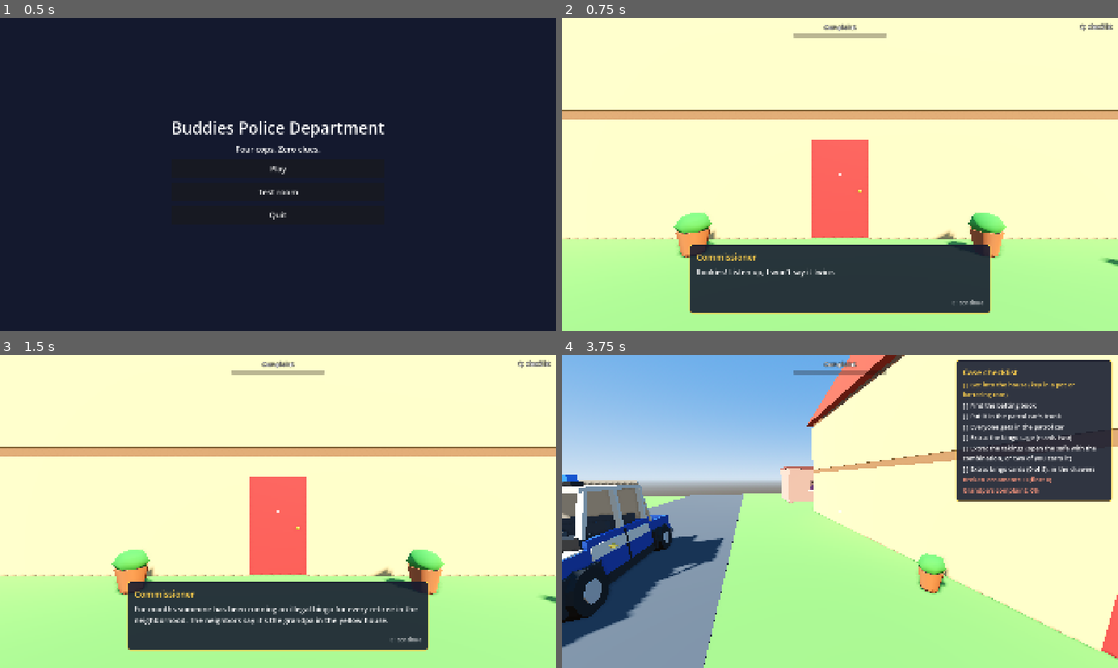
Above: before the commit, frames 1-4 (two rows, left to right).
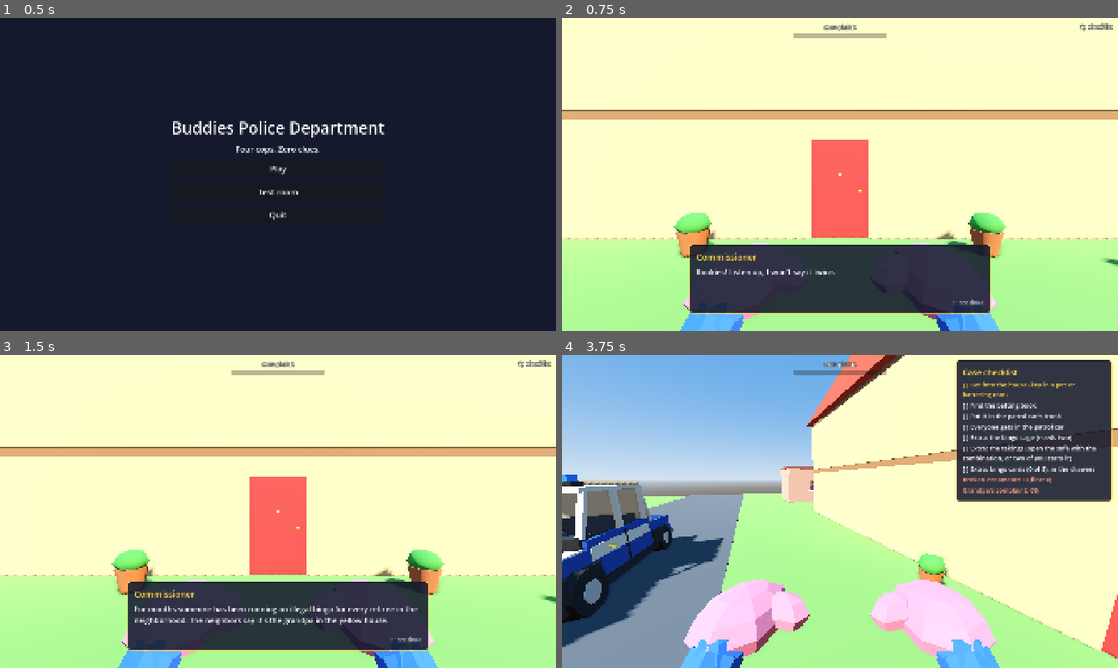
Above: after the commit, the same moments.

Repository: cristiangelini/BPD
Game: Godot game, scene res://scenes/ui/main_menu.tscn
Two runs of this game, one before a commit and one after it. Both use one fixed random seed, a clock stepped at 60 frames per second and the inputs below.
Inputs (mouse positions are in pixels of both pictures, inside the frame that each line leads up to):
- Up to frame 1 (0.5 s): no input
- Up to frame 2 (0.75 s): click "Play" at 0.5 s
- Up to frame 3 (1.5 s): tap Enter at 1.25 s; move the mouse to (400, 495) at 1.27 s; hold D (move_right) from 1.28 s (still down); hold G (drop) from 1.28 s (still down); click (400, 495) at 1.42 s
- Up to frame 4 (3.75 s): tap Space (jump) at 1.52, 2.27, 3.5 s; move the mouse to (812, 511) at 2.02 s; release D (move_right) at 2.03 s; release G (drop) at 2.03 s; hold W (move_forward) from 2.03 s (still down); tap R (ask) at 2.1 s; tap G (drop) at 2.3, 3.05 s; move the mouse to (851, 505) at 2.77 s; hold Q (checklist) 2.78-3.53 s; move the mouse to (834, 517) at 3.52 s; tap Ctrl (crouch) at 3.6 s; click (834, 517) at 3.67 s

Frame 1 is identical in both runs. In frame 2, 1.4% of the frame differs, in the area x 21-79%, y 71-100%; in frame 3, 1.4%; in frame 4, 8.2%.

Commit message:
Show first person mitten hands
The player sees blue sleeves and mittens in their skin color (variant B,
picked by Cristian). They sway while walking, reach toward what the cop holds,
pull back near walls and hide behind the battering ram.

Co-Authored-By: Claude Opus 5.5 (1M context) <noreply@anthropic.com>
Claude-Session: https://claude.ai/code/session_01UXwRy4nCUmp8Zcg5tBLZhH

Diff:
--- a/scripts/player/cop.gd
+++ b/scripts/player/cop.gd
@@ -34,6 +34,10 @@
 var vehicle: PatrolCar
 ## The comisario is giving the case (CaseBriefing): the cop can look around but not move or use things.
 var in_briefing := false
+## The player's own first person hands; only a cop with a player at the keys has them.
+var hands: CopHands
+## Player index (0 to 3) whose skin this cop wears.
+var uniform := 0
 
 @onready var _shape: CollisionShape3D = $Shape
 @onready var _head: Node3D = $Head
@@ -52,6 +56,8 @@
 	_hint_timer.timeout.connect(_hint.hide)
 	if input_enabled:
 		_hide_from_own_camera()
+		hands = CopHands.new(self)
+		camera.add_child(hands)
 
 
 ## What the camera points at within reach (empty if nothing), ignoring the cop's own body.
@@ -142,6 +148,7 @@
 
 ## Swaps the body for the skin of player `index` (0 to 3).
 func set_uniform(index: int) -> void:
+	uniform = index
 	var old: Node3D = get_node("Model")
 	var fresh: Node3D = UNIFORMS[index % UNIFORMS.size()].instantiate()
 	fresh.transform = old.transform
@@ -152,6 +159,8 @@
 	model = fresh
 	if input_enabled and is_node_ready():
 		_hide_from_own_camera()
+	if hands:
+		hands.set_skin(index)
 
 
 func _hide_from_own_camera() -> void:
--- /dev/null
+++ b/scripts/player/cop_hands.gd
@@ -0,0 +1,67 @@
+class_name CopHands
+extends Node3D
+
+## The player's own sleeves and mitten hands in first person (Cristian picked the mittens on 19/10). They hang under
+## the camera, sway while walking, reach forward while holding something, pull back near walls and hide behind the
+## battering ram. Only the cop with a player at the keys has them; the others see the whole body instead.
+
+const MODELS: Array[PackedScene] = [
+	preload("res://assets/models/cop_hands_0.glb"), preload("res://assets/models/cop_hands_1.glb"),
+	preload("res://assets/models/cop_hands_2.glb"), preload("res://assets/models/cop_hands_3.glb"),
+]
+## Holding something: the hands go this far forward and up, toward it (propuesta).
+const REACH := Vector3(0.0, 0.06, -0.12)
+## A wall closer than this pushes the hands back so they don't go through it.
+const WALL_NEAR := 0.75
+const PULL_BACK := 0.25
+## Sway while walking: height and side in meters, and steps per second at walking speed.
+const BOB_UP := 0.012
+const BOB_SIDE := 0.008
+const BOB_RATE := 1.8
+const EASE := 10.0
+
+var cop: Cop
+var model: Node3D
+var _bob := 0.0
+
+
+func _init(owner_cop: Cop) -> void:
+	cop = owner_cop
+	name = "Hands"
+
+
+func _ready() -> void:
+	set_skin(cop.uniform)
+
+
+## Swaps the mittens for the skin of player `index` (0 to 3), like Cop.set_uniform.
+func set_skin(index: int) -> void:
+	if model:
+		model.queue_free()
+	model = MODELS[index % MODELS.size()].instantiate()
+	# Built looking +Z; the camera looks -Z.
+	model.rotation.y = PI
+	add_child(model)
+	for mesh in model.find_children("*", "GeometryInstance3D", true, false):
+		(mesh as GeometryInstance3D).cast_shadow = GeometryInstance3D.SHADOW_CASTING_SETTING_OFF
+
+
+## Where the hands rest right now, relative to the camera, without the sway.
+func target_offset() -> Vector3:
+	var offset := Vector3.ZERO
+	if cop.get_node("Grabber").held:
+		offset += REACH
+	if not cop.aim_hit(WALL_NEAR).is_empty():
+		offset.z += PULL_BACK
+	return offset
+
+
+func _process(delta: float) -> void:
+	visible = cop.ram == null
+	if not visible:
+		return
+	var speed := Vector2(cop.velocity.x, cop.velocity.z).length()
+	if speed > 0.2 and cop.is_on_floor():
+		_bob += delta * BOB_RATE * TAU * speed / GameScale.WALK_SPEED
+	var sway := Vector3(sin(_bob * 0.5) * BOB_SIDE, -absf(sin(_bob)) * BOB_UP, 0.0) if speed > 0.2 else Vector3.ZERO
+	position = position.lerp(target_offset() + sway, clampf(delta * EASE, 0.0, 1.0))
--- /dev/null
+++ b/tests/unit/test_cop_hands.gd
@@ -0,0 +1,50 @@
+extends GutTest
+
+## First person mitten hands (Cristian picked variant B on 19/10).
+
+const COP_SCENE := preload("res://scenes/player/cop.tscn")
+const CRATE_SCENE := preload("res://scenes/props/crate.tscn")
+
+
+func _cop(with_player := true) -> Cop:
+	var cop: Cop = COP_SCENE.instantiate()
+	cop.input_enabled = with_player
+	cop.get_node("Grabber").input_enabled = false
+	add_child_autofree(cop)
+	return cop
+
+
+func test_the_player_sees_hands_and_other_cops_have_none() -> void:
+	var mine := _cop()
+	assert_not_null(mine.hands)
+	assert_eq(mine.hands.get_parent(), mine.camera)
+	assert_gt(mine.hands.model.find_children("*", "MeshInstance3D", true, false).size(), 0)
+	assert_null(_cop(false).hands)
+
+
+func test_hands_wear_the_player_skin() -> void:
+	var cop := _cop()
+	cop.set_uniform(3)
+	assert_eq(cop.hands.model.scene_file_path, CopHands.MODELS[3].resource_path)
+
+
+func test_hands_reach_forward_while_holding() -> void:
+	var cop := _cop()
+	cop.global_position = Vector3(0, 0, 0)
+	assert_eq(cop.hands.target_offset(), Vector3.ZERO)
+	var crate: Grabbable = CRATE_SCENE.instantiate()
+	add_child_autofree(crate)
+	crate.global_position = Vector3(0, 1.4, -1.2)
+	cop.get_node("Grabber").held = crate
+	assert_lt(cop.hands.target_offset().z, 0.0, "toward the held thing")
+	cop.get_node("Grabber").held = null
+
+
+func test_hands_hide_behind_the_ram() -> void:
+	var cop := _cop()
+	cop.equip_ram()
+	await wait_frames(2)
+	assert_false(cop.hands.visible)
+	cop.drop_ram()
+	await wait_frames(2)
+	assert_true(cop.hands.visible)
Binary file added: assets/models/cop_hands_0.glb
Not shown, added: assets/models/cop_hands_0.glb.import
Binary file added: assets/models/cop_hands_1.glb
Not shown, added: assets/models/cop_hands_1.glb.import
Binary file added: assets/models/cop_hands_2.glb
Not shown, added: assets/models/cop_hands_2.glb.import
Binary file added: assets/models/cop_hands_3.glb
Not shown, added: assets/models/cop_hands_3.glb.import
Not shown, added: scripts/player/cop_hands.gd.uid
Not shown, added: tests/unit/test_cop_hands.gd.uid
Not shown, changed: .claude/skills/bpd/SKILL.md
Not shown, changed: CHANGELOG.md
(and 2 more such lines)
